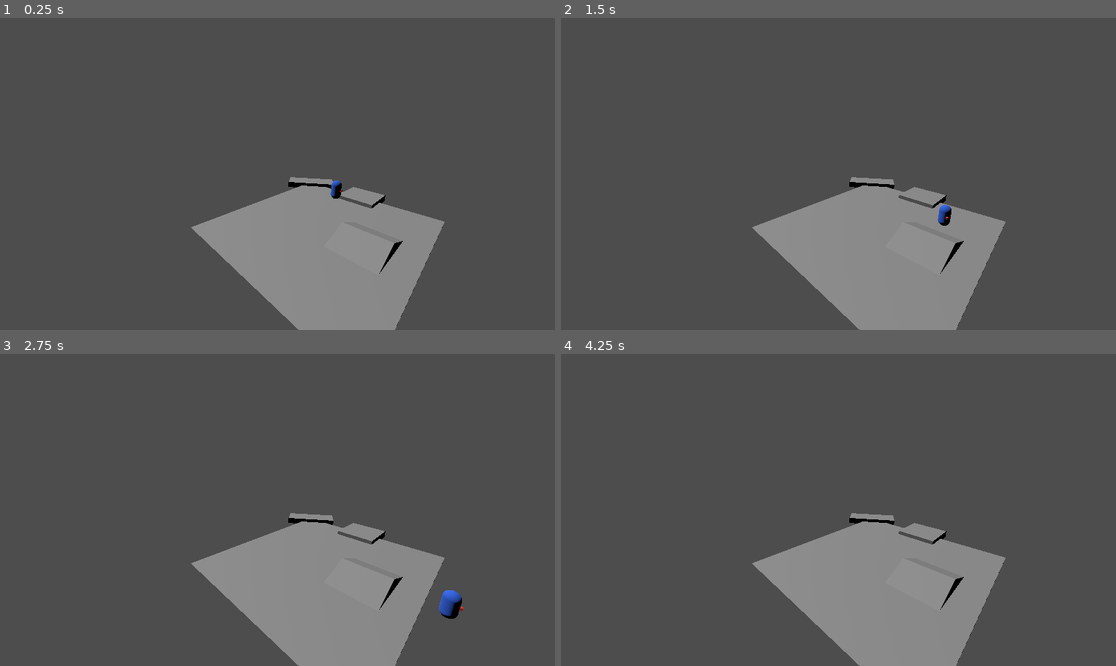
Above: before the commit, frames 1-4 (two rows, left to right).
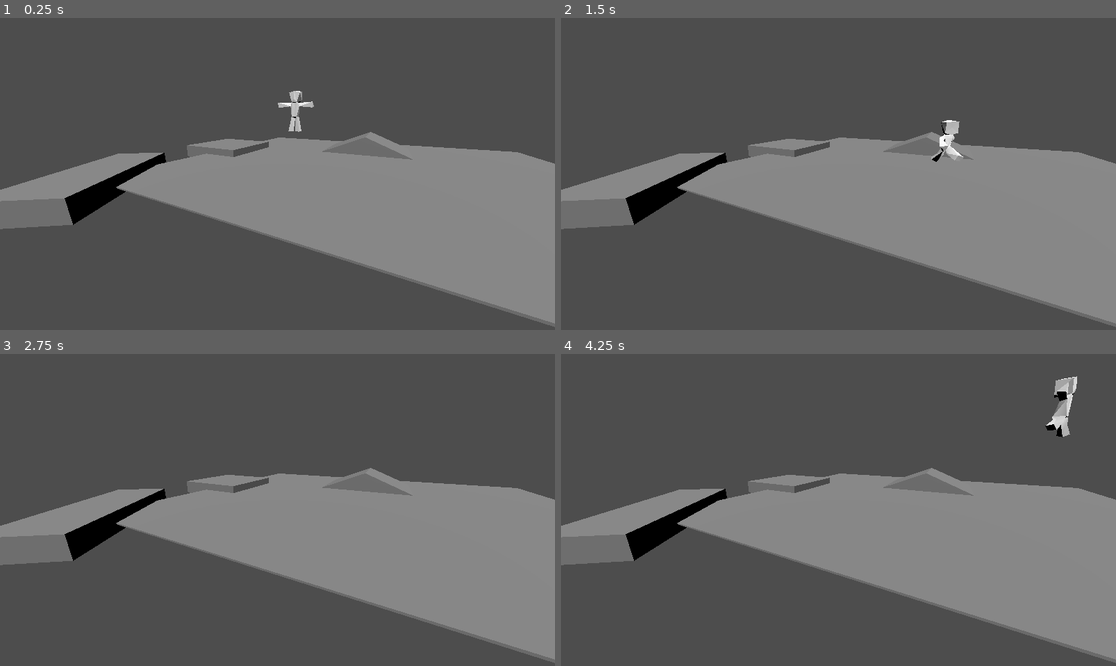
Above: after the commit, the same moments.

Repository: All-Chronical/MantleM
Game: Godot game, scene res://Program/battle_test.tscn
Same seed, same stepped clock (60 frames per second), same inputs: the game is played once before the commit and once after it. This scene is started directly instead of the project's main scene.
Inputs:
- Up to frame 1 (0.25 s): no input
- Up to frame 2 (1.5 s): hold D (move_right) 0.53-1.28 s; tap Space (jump) at 0.77 s; hold S (move_back) from 1.28 s (still down)
- Up to frame 3 (2.75 s): tap Space (jump) at 1.52 s; release S (move_back) at 2.03 s; hold D (move_right) from 2.03 s (still down)
- Up to frame 4 (4.25 s): release D (move_right) at 2.78 s; hold W (move_forward) 2.78-3.53 s; tap Space (jump) at 3.02, 3.77 s; tap Enter at 3.5 s; hold A (move_left) from 3.53 s (still down)

The runs differ from the first frame. In frame 1, 32% of the frame differs, in the area x 0-100%, y 23-100%; in frame 2, 32%; in frame 3, 32%; in frame 4, 33%, in the area x 0-100%, y 7-100%.

Commit message:
feat: working prototype animations
-Idle
-Move
-Jump

Diff:
--- a/Program/battle_test.tscn
+++ b/Program/battle_test.tscn
@@ -1,27 +1,13 @@
-[gd_scene load_steps=8 format=3 uid="uid://doej5vc456moc"]
+[gd_scene load_steps=5 format=3 uid="uid://doej5vc456moc"]
 
 [ext_resource type="Script" path="res://Program/battle_test_player.gd" id="1_player_script"]
+[ext_resource type="PackedScene" uid="uid://d2qa2cavgqenn" path="res://Assets/Rigs/Humanoid_mk6.glb" id="2_rig"]
 
 [sub_resource type="PrismMesh" id="PrismMesh_ra753"]
 
 [sub_resource type="CapsuleShape3D" id="CapsuleShape3D_player"]
 radius = 0.4
 height = 1.6
-
-[sub_resource type="StandardMaterial3D" id="StandardMaterial3D_body"]
-albedo_color = Color(0.2, 0.4, 0.9, 1)
-
-[sub_resource type="CapsuleMesh" id="CapsuleMesh_player"]
-material = SubResource("StandardMaterial3D_body")
-radius = 0.4
-height = 1.6
-
-[sub_resource type="StandardMaterial3D" id="StandardMaterial3D_nose"]
-albedo_color = Color(0.9, 0.2, 0.2, 1)
-
-[sub_resource type="BoxMesh" id="BoxMesh_nose"]
-material = SubResource("StandardMaterial3D_nose")
-size = Vector3(0.15, 0.15, 0.15)
 
 [node name="Node3D" type="Node3D"]
 
@@ -49,7 +35,7 @@
 transform = Transform3D(0.965926, 0.12941, 0.224144, -0.258819, 0.482963, 0.836516, 0, -0.866025, 0.5, 0, 4, 2)
 
 [node name="Camera3D" type="Camera3D" parent="."]
-transform = Transform3D(-0.715559, -0.201135, 0.66897, 1.54596e-08, 0.957651, 0.287931, -0.698553, 0.206031, -0.685256, 14.5342, 8.03781, -7.9042)
+transform = Transform3D(0.883152, -0.135064, 0.449221, 1.55962e-08, 0.957651, 0.287931, -0.469086, -0.254287, 0.845752, 3.64819, 2.02336, 8.53634)
 current = true
 
 [node name="Player" type="CharacterBody3D" parent="."]
@@ -70,11 +56,7 @@
 shape = SubResource("CapsuleShape3D_player")
 
 [node name="Skin" type="Node3D" parent="Player"]
+transform = Transform3D(0.158, 0, 0, 0, 0.158, 0, 0, 0, 0.158, 0, 0.277949, 0)
 
-[node name="Body" type="MeshInstance3D" parent="Player/Skin"]
-transform = Transform3D(1, 0, 0, 0, 1, 0, 0, 0, 1, 0, 1, 0)
-mesh = SubResource("CapsuleMesh_player")
-
-[node name="Nose" type="MeshInstance3D" parent="Player/Skin"]
-transform = Transform3D(1, 0, 0, 0, 1, 0, 0, 0, 1, 0, 1, -0.45)
-mesh = SubResource("BoxMesh_nose")
+[node name="Rig" parent="Player/Skin" instance=ExtResource("2_rig")]
+transform = Transform3D(-1, 0, 8.74228e-08, 0, 1, 0, -8.74228e-08, 0, -1, 0, 0, 0)
--- a/Program/battle_test_player.gd
+++ b/Program/battle_test_player.gd
@@ -16,6 +16,7 @@
 
 @onready var _skin: Node3D = $Skin
 @onready var _camera: Camera3D = get_viewport().get_camera_3d()
+@onready var _anim_player: AnimationPlayer = $Skin/Rig/AnimationPlayer
 
 
 func _physics_process(delta: float) -> void:
@@ -49,3 +50,10 @@
 	_skin.rotation.y = lerp_angle(_skin.rotation.y, target_angle, rotation_speed * delta)
 
 	move_and_slide()
+
+	if not is_on_floor():
+		_anim_player.play("Jump")
+	elif move_direction.length() > 0.1:
+		_anim_player.play("Move")
+	else:
+		_anim_player.play("Idle")
Binary file changed: Assets/Rigs/Humanoid_mk6.glb
